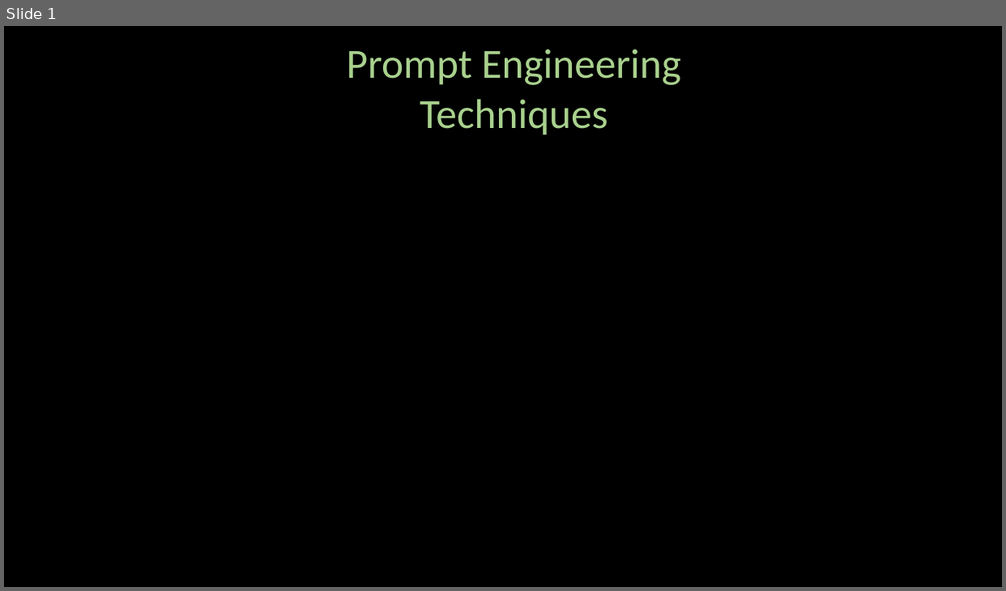
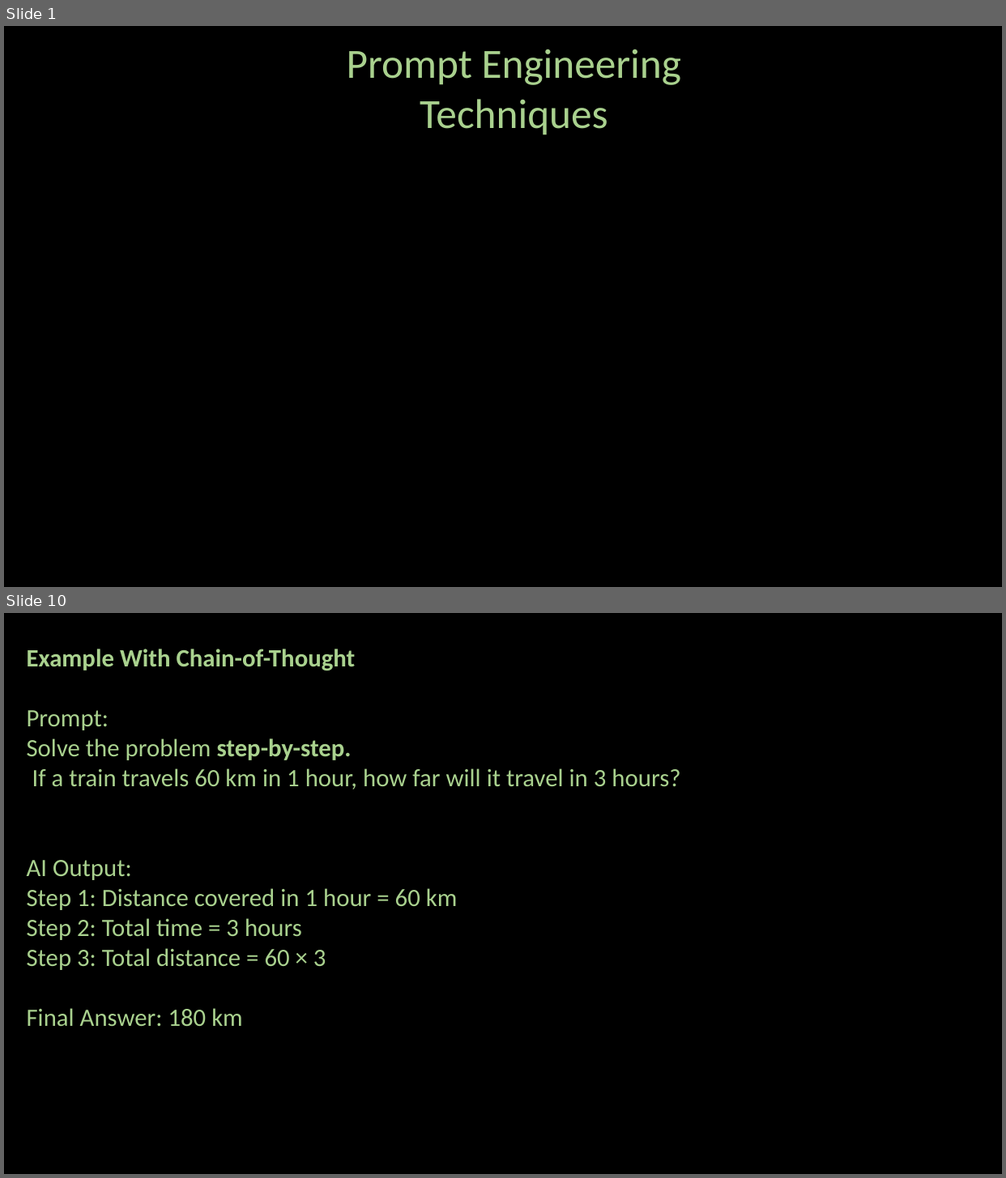
Before and after one commit to ash322ash422/youtube, a slide deck: prompt_engineering/pe-2-techniques.pptx. Shown one above the other, each under a label of ours: slide 1 before the commit, slides 1 and 10 after it; the slides between them are not shown. The pictures are 1006x591 and 1006x1178 pixels, drawn with LibreOffice and Linux fonts; fonts in the diff are those of the drawing; background and template pictures are left out. Boxes give left, top, right and bottom in pixels: in the first picture for what was removed or moved away, otherwise in the second. Text is boxed around its words. In the diff, an @@ line names an element or a change of style, - is before the commit and + after.

```diff
--- a/prompt_engineering/pe-2-techniques.pptx
+++ b/prompt_engineering/pe-2-techniques.pptx
@@ slide 10 added at box(4, 613, 1002, 1174), background #000000 @@
@@ text added at box(27, 649, 680, 1027), 24 pt, text #A9D18E @@
+Example With Chain-of-Thought
+Prompt:
+Solve the problem step-by-step.
+If a train travels 60 km in 1 hour, how far will it travel in 3 hours?
+AI Output:
+Step 1: Distance covered in 1 hour = 60 km
+Step 2: Total time = 3 hours
+Step 3: Total distance = 60 × 3
+Final Answer: 180 km
```
Also in this commit, not shown: 19 other slides added, 1 slide removed, 12 other files.
